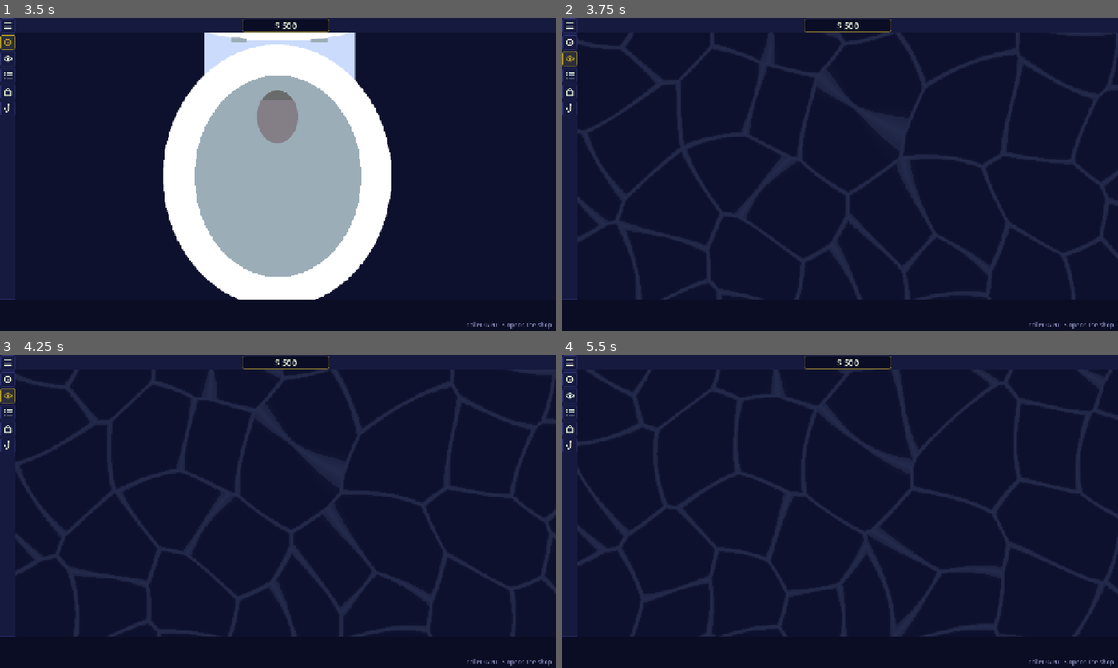
Above: before the commit, frames 1-4 (two rows, left to right).
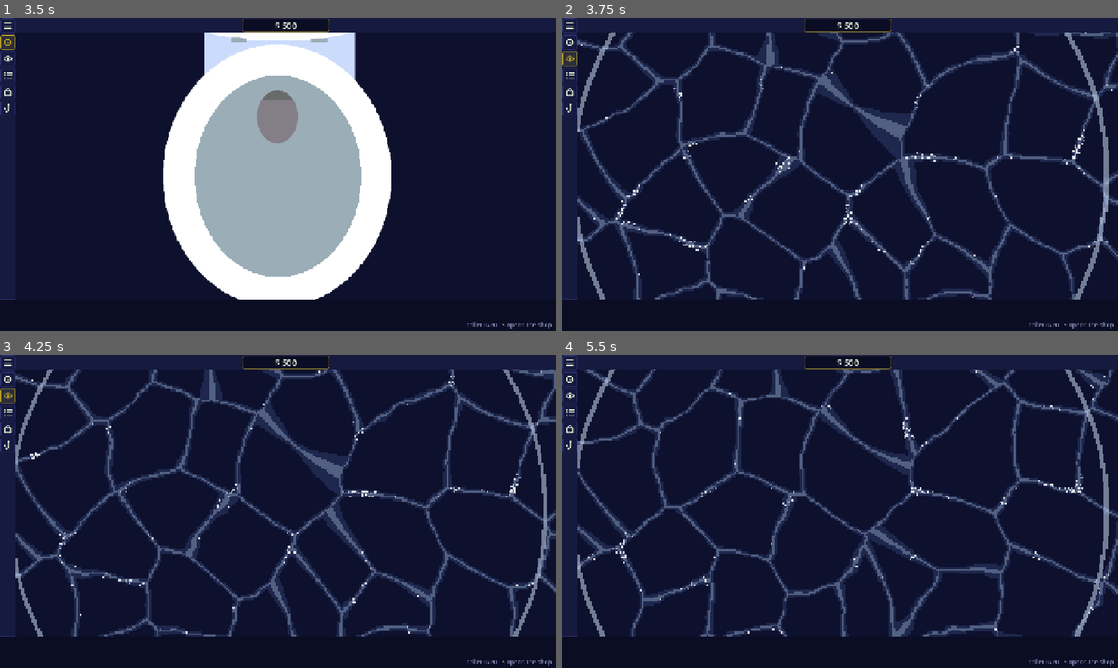
Above: after the commit, the same moments.

Repository: frnklnnlsn/koi-idle
Game: Godot game, scene res://game_parts/user_interface/scenes/main_UI.tscn
Two runs of this game, one before a commit and one after it. Both use one fixed random seed, a clock stepped at 60 frames per second and the inputs below.
Inputs (mouse positions are in pixels of both pictures, inside the frame that each line leads up to):
- Up to frame 1 (3.5 s): click (5, 108) at 0.5 s; click (5, 108) at 1.25 s; click (5, 24) at 2 s; click (5, 43) at 2.75 s
- Up to frame 2 (3.75 s): click (567, 58) at 3.5 s
- Up to frame 3 (4.25 s): no input
- Up to frame 4 (5.5 s): tap Enter at 4.25 s; move the mouse to (962, 495) at 4.27 s; hold D 4.28-5 s; tap Backspace at 4.35 s; click (962, 495) at 4.42 s; drag from (728, 527) to (840, 511) at 5.02 s

Frame 1 is identical in both runs. In frame 2, 11% of the frame differs, in the area x 2-100%, y 4-90%; in frame 3, 11%; in frame 4, 10%.

Commit message:
Water shader: cross with '2D Pixel Art Water' (godotshaders.com, CC0)
Borrowed from the pixel-art water shader: pixel snapping, noise-texture
rippling, two-tone light (band + bright core), random sparkles from
overlay/subtracted scrolling noise, and pulsing edge foam.

- pond_water.gdshader (replaces water_light_layer.gdshader) on two pond
  layers: WaterFloor (behind fish: rippled pixel light net over an
  optional water colour) and WaterSurface (above fish: sparkles on the
  light lines, foam along the swim-area edge; the pond passes its
  circle/ellipse to the shader).
- Fish light uses the same snapping, ripple and bands.
- Shared seamless noise texture water_noise.tres; settings in
  pond_water_floor.tres, pond_water_surface.tres, water_wobble_material.tres.

Co-Authored-By: Claude Opus 5.5 <noreply@anthropic.com>
Claude-Session: https://claude.ai/code/session_01EFMBTUzXdodmqvh2BWDEMY

Diff:
--- /dev/null
+++ b/koi-idle-godot/game_parts/FishComposition/resources/pond_water_floor.tres
@@ -0,0 +1,15 @@
+[gd_resource type="ShaderMaterial" format=3]
+
+[ext_resource type="Shader" path="res://game_parts/FishComposition/shaders/pond_water.gdshader" id="1_water"]
+[ext_resource type="Texture2D" path="res://game_parts/FishComposition/resources/water_noise.tres" id="2_noise"]
+
+[resource]
+shader = ExtResource("1_water")
+shader_parameter/surface_layer = false
+shader_parameter/pixel_size = 2.0
+shader_parameter/noise = ExtResource("2_noise")
+shader_parameter/noise_px = 256.0
+shader_parameter/rippling = 4.0
+shader_parameter/light_scale = 90.0
+shader_parameter/light_speed = 0.5
+shader_parameter/light_width = 0.14
--- /dev/null
+++ b/koi-idle-godot/game_parts/FishComposition/resources/pond_water_surface.tres
@@ -0,0 +1,15 @@
+[gd_resource type="ShaderMaterial" format=3]
+
+[ext_resource type="Shader" path="res://game_parts/FishComposition/shaders/pond_water.gdshader" id="1_water"]
+[ext_resource type="Texture2D" path="res://game_parts/FishComposition/resources/water_noise.tres" id="2_noise"]
+
+[resource]
+shader = ExtResource("1_water")
+shader_parameter/surface_layer = true
+shader_parameter/pixel_size = 2.0
+shader_parameter/noise = ExtResource("2_noise")
+shader_parameter/noise_px = 256.0
+shader_parameter/rippling = 4.0
+shader_parameter/light_scale = 90.0
+shader_parameter/light_speed = 0.5
+shader_parameter/light_width = 0.14
--- /dev/null
+++ b/koi-idle-godot/game_parts/FishComposition/resources/water_noise.tres
@@ -0,0 +1,11 @@
+[gd_resource type="NoiseTexture2D" format=3]
+
+[sub_resource type="FastNoiseLite" id="FastNoiseLite_water"]
+frequency = 0.015
+fractal_octaves = 3
+
+[resource]
+width = 256
+height = 256
+seamless = true
+noise = SubResource("FastNoiseLite_water")
--- a/koi-idle-godot/game_parts/FishComposition/resources/water_wobble_material.tres
+++ b/koi-idle-godot/game_parts/FishComposition/resources/water_wobble_material.tres
@@ -1,6 +1,7 @@
 [gd_resource type="ShaderMaterial" format=3]
 
 [ext_resource type="Shader" path="res://game_parts/FishComposition/shaders/water_wobble.gdshader" id="1_wobble"]
+[ext_resource type="Texture2D" path="res://game_parts/FishComposition/resources/water_noise.tres" id="2_noise"]
 
 [resource]
 shader = ExtResource("1_wobble")
@@ -8,3 +9,14 @@
 shader_parameter/wavelength = 36.0
 shader_parameter/speed = 0.9
 shader_parameter/cross_ripple = 0.6
+shader_parameter/light_strength = 0.5
+shader_parameter/light_color = Color(1, 0.97, 0.85, 1)
+shader_parameter/light_scale = 90.0
+shader_parameter/light_speed = 0.5
+shader_parameter/light_width = 0.14
+shader_parameter/band_at = 0.25
+shader_parameter/core_at = 0.7
+shader_parameter/pixel_size = 2.0
+shader_parameter/noise = ExtResource("2_noise")
+shader_parameter/noise_px = 256.0
+shader_parameter/rippling = 4.0
--- /dev/null
+++ b/koi-idle-godot/game_parts/FishComposition/shaders/pond_water.gdshader
@@ -0,0 +1,122 @@
+// pond_water.gdshader
+// Pixel-art water for the pond, a cross of our light-ripple shader and
+// "2D Pixel Art Water" (godotshaders.com, CC0). Used on two ColorRects in the
+// pond, with a material each (pond_water_floor.tres / pond_water_surface.tres):
+//
+//   Floor layer (behind the fish): the drifting net of light, rippled by a
+//   noise texture, snapped to a pixel grid and drawn in two tones (light
+//   band + bright core) over an optional water colour.
+//
+//   Surface layer (above the fish): random sparkles, plus foam pulsing along
+//   the edge of the pond's swim shape (the pond sets the shape for you).
+//
+// Positions are pond pixels, so the floor's light lines up with the light on
+// the fish (water_wobble.gdshader); keep light_scale / light_speed / pixel
+// settings the same in both.
+shader_type canvas_item;
+
+#include "res://game_parts/FishComposition/shaders/water_light.gdshaderinc"
+
+// false = floor layer, true = surface layer.
+uniform bool surface_layer = false;
+// Size of one "pixel" of the effect, in pond pixels (1 = native, 2 = chunky).
+uniform float pixel_size : hint_range(1.0, 8.0, 1.0) = 2.0;
+
+group_uniforms water;
+// Fill under the light (alpha 0 = keep whatever is behind).
+uniform vec4 water_color : source_color = vec4(0.05, 0.07, 0.18, 0.0);
+// Seamless noise for rippling and sparkles (a NoiseTexture2D, seamless on).
+uniform sampler2D noise : repeat_enable, filter_nearest;
+// How many pond pixels one noise tile covers.
+uniform float noise_px : hint_range(32.0, 1024.0, 1.0) = 256.0;
+// How far the ripple pushes the pattern, in pond pixels.
+uniform float rippling : hint_range(0.0, 20.0, 0.5) = 4.0;
+
+group_uniforms light;
+uniform vec4 light_color : source_color = vec4(0.45, 0.6, 0.95, 0.16);
+uniform vec4 highlight_color : source_color = vec4(0.8, 0.9, 1.0, 0.3);
+uniform float light_scale : hint_range(10.0, 400.0, 1.0) = 90.0;
+uniform float light_speed : hint_range(0.0, 3.0, 0.05) = 0.5;
+uniform float light_width : hint_range(0.01, 0.5, 0.01) = 0.14;
+// Where the light band and the bright core start (0..1 of the light).
+uniform float band_at : hint_range(0.0, 1.0, 0.01) = 0.25;
+uniform float core_at : hint_range(0.0, 1.0, 0.01) = 0.7;
+
+group_uniforms sparkles;
+uniform vec4 sparkle_color : source_color = vec4(1.0, 1.0, 1.0, 0.85);
+// Higher = fewer sparkles.
+uniform float sparkle_threshold : hint_range(0.0, 1.0, 0.01) = 0.55;
+uniform float sparkle_scale : hint_range(1.0, 60.0, 0.5) = 20.0;
+// Sparkles only where the light falls (otherwise anywhere on the water).
+uniform bool sparkles_only_on_light = true;
+
+group_uniforms foam;
+uniform vec4 foam_color : source_color = vec4(0.85, 0.92, 1.0, 0.5);
+// Width of the foam band at the edge, in pond pixels (0 = no foam).
+uniform float foam_width : hint_range(0.0, 40.0, 0.5) = 6.0;
+// Set by the pond from its swim shape (an ellipse or circle).
+uniform vec2 foam_center = vec2(0.0);
+uniform vec2 foam_radii = vec2(0.0);
+uniform float foam_rotation = 0.0;
+group_uniforms;
+
+varying vec2 world_pos;
+
+void vertex() {
+	world_pos = (MODEL_MATRIX * vec4(VERTEX, 0.0, 1.0)).xy;
+}
+
+// Draws `src` over `dst`, both with their own alpha (see-through colours).
+vec4 over(vec4 dst, vec4 src) {
+	float a = src.a + dst.a * (1.0 - src.a);
+	vec3 rgb = (src.rgb * src.a + dst.rgb * dst.a * (1.0 - src.a)) / max(a, 0.0001);
+	return vec4(rgb, a);
+}
+
+// Distance inside the swim ellipse's edge, in pond pixels (negative = outside).
+float edge_distance(vec2 p) {
+	vec2 l = p - foam_center;
+	float c = cos(-foam_rotation);
+	float s = sin(-foam_rotation);
+	l = vec2(l.x * c - l.y * s, l.x * s + l.y * c);
+	vec2 r = max(foam_radii, vec2(0.001));
+	float n = length(l / r);
+	return (1.0 - n) * min(r.x, r.y);
+}
+
+void fragment() {
+	vec2 p = water_snap(world_pos, pixel_size);
+	float t = TIME * light_speed;
+	vec2 rp = p + water_ripple(noise, p, noise_px, rippling, TIME);
+	float light = water_light(rp, light_scale, t, light_width);
+	float band = water_band(light, band_at, core_at);
+	vec4 col = vec4(0.0);
+
+	if (!surface_layer) {
+		col = water_color;
+		if (band >= 1.0) {
+			col = over(col, light_color);
+		}
+		if (band >= 2.0) {
+			col = over(col, highlight_color);
+		}
+	} else {
+		float glint = water_sparkle(noise, p, noise_px, sparkle_scale, TIME, sparkle_threshold);
+		if (sparkles_only_on_light) {
+			glint *= step(1.0, band);
+		}
+		if (glint > 0.5) {
+			col = over(col, sparkle_color);
+		}
+		if (foam_width > 0.0 && foam_radii.x > 0.0) {
+			float d = edge_distance(p);
+			// Foam band that breathes in and out, as in the pixel-art shader.
+			float breathe = 0.55 + 0.45 * abs(sin(TIME + 1.5707963));
+			float foam = step(0.0, d) * step(d, foam_width * breathe);
+			if (foam > 0.5) {
+				col = over(col, foam_color);
+			}
+		}
+	}
+	COLOR = col;
+}
--- a/koi-idle-godot/game_parts/FishComposition/shaders/water_light_layer.gdshader
+++ /dev/null
@@ -1,27 +0,0 @@
-// water_light_layer.gdshader
-// The pond's WaterLight layer: the light-ripple pattern on the water behind
-// the fish (same pattern as on the fish, water_light.gdshaderinc). Put on a
-// ColorRect covering the water; its position in the pond sets where the light
-// falls, so the pattern lines up with the light on the fish.
-shader_type canvas_item;
-render_mode blend_add;
-
-#include "res://game_parts/FishComposition/shaders/water_light.gdshaderinc"
-
-uniform float light_strength : hint_range(0.0, 1.0, 0.01) = 0.12;
-uniform vec4 light_color : source_color = vec4(0.75, 0.85, 1.0, 1.0);
-uniform float light_scale : hint_range(10.0, 400.0, 1.0) = 90.0;
-uniform float light_speed : hint_range(0.0, 3.0, 0.05) = 0.5;
-uniform float light_width : hint_range(0.01, 0.5, 0.01) = 0.12;
-uniform float light_hardness : hint_range(0.0, 1.0, 0.05) = 0.5;
-
-varying vec2 world_pos;
-
-void vertex() {
-	world_pos = (MODEL_MATRIX * vec4(VERTEX, 0.0, 1.0)).xy;
-}
-
-void fragment() {
-	float light = water_light_shaped(world_pos, light_scale, TIME * light_speed, light_width, light_hardness);
-	COLOR = vec4(light_color.rgb * light * light_strength, 1.0);
-}
--- a/koi-idle-godot/game_parts/FishComposition/shaders/water_wobble.gdshader
+++ b/koi-idle-godot/game_parts/FishComposition/shaders/water_wobble.gdshader
@@ -24,16 +24,22 @@
 uniform float cross_ripple : hint_range(0.0, 1.0, 0.05) = 0.6;
 
 group_uniforms light_ripples;
-// How bright the light on the fish is (0 = off).
-uniform float light_strength : hint_range(0.0, 2.0, 0.05) = 0.45;
+// How bright the light on the fish is (0 = off). Drawn in two tones like the
+// pond floor: the light band, and the brighter core on top.
+uniform float light_strength : hint_range(0.0, 2.0, 0.05) = 0.5;
 uniform vec4 light_color : source_color = vec4(1.0, 0.97, 0.85, 1.0);
 // Size of the light cells, in pond pixels.
 uniform float light_scale : hint_range(10.0, 400.0, 1.0) = 90.0;
 uniform float light_speed : hint_range(0.0, 3.0, 0.05) = 0.5;
 // Thickness of the light lines, as a share of a cell.
-uniform float light_width : hint_range(0.01, 0.5, 0.01) = 0.12;
-// 0 = soft glow, 1 = crisp pixel bands.
-uniform float light_hardness : hint_range(0.0, 1.0, 0.05) = 0.5;
+uniform float light_width : hint_range(0.01, 0.5, 0.01) = 0.14;
+uniform float band_at : hint_range(0.0, 1.0, 0.01) = 0.25;
+uniform float core_at : hint_range(0.0, 1.0, 0.01) = 0.7;
+// Pixel grid and ripple, as on the pond floor (keep them the same there).
+uniform float pixel_size : hint_range(1.0, 8.0, 1.0) = 2.0;
+uniform sampler2D noise : repeat_enable, filter_nearest;
+uniform float noise_px : hint_range(32.0, 1024.0, 1.0) = 256.0;
+uniform float rippling : hint_range(0.0, 20.0, 0.5) = 4.0;
 group_uniforms;
 
 varying vec2 world_pos;
@@ -52,7 +58,11 @@
 
 void fragment() {
 	vec4 base = texture(TEXTURE, UV) * COLOR;
-	float light = water_light_shaped(world_pos, light_scale, TIME * light_speed, light_width, light_hardness);
-	base.rgb += light_color.rgb * light * light_strength * base.a;
+	vec2 p = water_snap(world_pos, pixel_size);
+	p += water_ripple(noise, p, noise_px, rippling, TIME);
+	float band = water_band(water_light(p, light_scale, TIME * light_speed, light_width), band_at, core_at);
+	// Light band at 60%, bright core at full strength.
+	float glow = step(1.0, band) * 0.6 + step(2.0, band) * 0.4;
+	base.rgb += light_color.rgb * glow * light_strength * base.a;
 	COLOR = base;
 }
--- a/koi-idle-godot/game_parts/user_interface/scenes/main_UI.tscn
+++ b/koi-idle-godot/game_parts/user_interface/scenes/main_UI.tscn
@@ -23,10 +23,8 @@
 [ext_resource type="Texture2D" path="res://art/ui_icons/keep.png" id="21_ic_keep"]
 [ext_resource type="Texture2D" path="res://art/ui_icons/trash.png" id="22_ic_trash"]
 [ext_resource type="Script" path="res://game_parts/user_interface/scripts/rank_meter.gd" id="23_rank_meter"]
-[ext_resource type="Shader" path="res://game_parts/FishComposition/shaders/water_light_layer.gdshader" id="24_waterlight"]
-
-[sub_resource type="ShaderMaterial" id="ShaderMaterial_waterlight"]
-shader = ExtResource("24_waterlight")
+[ext_resource type="Material" path="res://game_parts/FishComposition/resources/pond_water_floor.tres" id="24_waterfloor"]
+[ext_resource type="Material" path="res://game_parts/FishComposition/resources/pond_water_surface.tres" id="25_watersurface"]
 
 [node name="Main_UI" type="Control" unique_id=1097480472]
 layout_mode = 3
@@ -88,9 +86,18 @@
 
 [node name="Camera2D" type="Camera2D" parent="PondViewportContainer/PondViewport" unique_id=337218323]
 
-[node name="WaterLight" type="ColorRect" parent="PondViewportContainer/PondViewport"]
+[node name="WaterFloor" type="ColorRect" parent="PondViewportContainer/PondViewport"]
 z_index = -10
-material = SubResource("ShaderMaterial_waterlight")
+material = ExtResource("24_waterfloor")
+offset_left = -450.0
+offset_top = -300.0
+offset_right = 450.0
+offset_bottom = 300.0
+mouse_filter = 2
+
+[node name="WaterSurface" type="ColorRect" parent="PondViewportContainer/PondViewport"]
+z_index = 10
+material = ExtResource("25_watersurface")
 offset_left = -450.0
 offset_top = -300.0
 offset_right = 450.0
--- a/koi-idle-godot/game_parts/user_interface/scenes/pond_viewport.gd
+++ b/koi-idle-godot/game_parts/user_interface/scenes/pond_viewport.gd
@@ -62,6 +62,7 @@
 	var swim_shape := get_node_or_null("PondArea/SwimShape") as SwimShape
 	if swim_shape:
 		_swim_area = swim_shape.make_swim_area()
+		_show_foam(_swim_area)
 		fish_container_pond.child_entered_tree.connect(func(n):
 			if "swim_area" in n:
 				n.swim_area = _swim_area)
@@ -79,6 +80,25 @@
 		return
 	_display.display_all(save_data.list_of_retired_fish, fish_container_pond)
 	_update_sizes(0.0)
+
+
+## Tells the WaterSurface layer (pond_water.gdshader) where the swim area's
+## edge is, so its foam runs along it. Circles and ellipses only; other
+## shapes get no foam.
+func _show_foam(area: SwimArea) -> void:
+	var surface := get_node_or_null("WaterSurface") as CanvasItem
+	var mat := surface.material as ShaderMaterial if surface else null
+	if mat == null:
+		return
+	var radii := Vector2.ZERO
+	match area.shape:
+		SwimArea.Shape.CIRCLE:
+			radii = Vector2(area.size.x, area.size.x)
+		SwimArea.Shape.ELLIPSE:
+			radii = area.size
+	mat.set_shader_parameter("foam_center", area.center)
+	mat.set_shader_parameter("foam_radii", radii)
+	mat.set_shader_parameter("foam_rotation", area.rotation)
 
 
 func _process(delta: float) -> void:
Not shown, added: koi-idle-godot/game_parts/FishComposition/shaders/pond_water.gdshader.uid
Not shown, changed: koi-idle-godot/game_parts/FishComposition/shaders/water_light.gdshaderinc
Not shown, removed: koi-idle-godot/game_parts/FishComposition/shaders/water_light_layer.gdshader.uid
